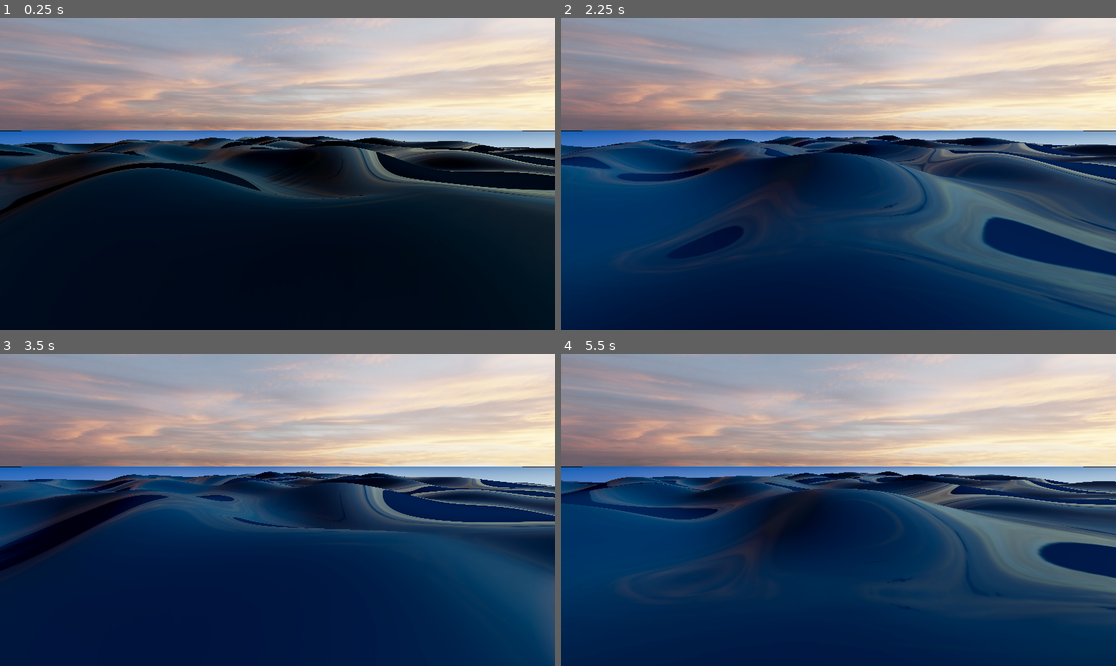
Above: before the commit, frames 1-4 (two rows, left to right).
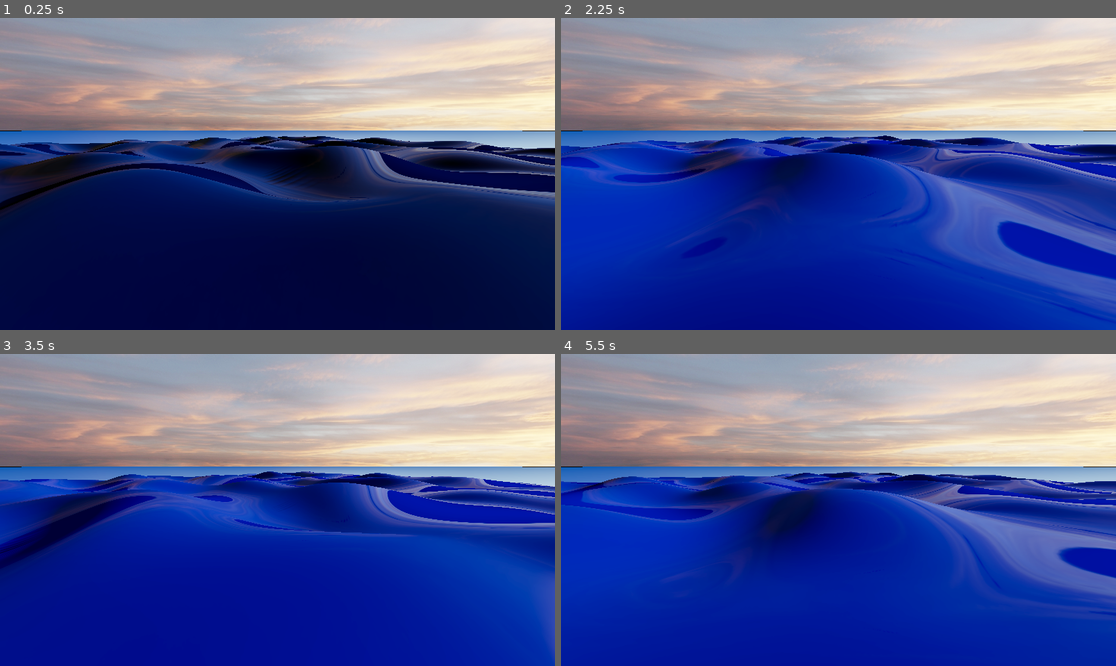
Above: after the commit, the same moments.

Repository: Rammlr/sineOcean
Game: Godot game, scene res://main.tscn
Two runs of this game, one before a commit and one after it. Both use one fixed random seed, a clock stepped at 60 frames per second and the inputs below.
Inputs:
- Up to frame 1 (0.25 s): no input
- Up to frame 2 (2.25 s): no input
- Up to frame 3 (3.5 s): no input
- Up to frame 4 (5.5 s): no input

The runs differ from the first frame. In frame 1, 55% of the frame differs, in the area x 0-100%, y 37-100%; in frame 2, 61%; in frame 3, 61%; in frame 4, 61%.

Commit message:
small adjustments + window settings + borderless fullscreen

Diff:
--- a/main.tscn
+++ b/main.tscn
@@ -22,10 +22,10 @@
 [sub_resource type="ShaderMaterial" id="ShaderMaterial_0xm2m"]
 render_priority = 0
 shader = ExtResource("1_ig7tw")
-shader_parameter/amplitude = 0.2
-shader_parameter/frequency = 1.14
+shader_parameter/amplitude = 0.205
+shader_parameter/frequency = 1.115
 shader_parameter/speed = 1.755
-shader_parameter/amplitude_multiplier = 0.7
+shader_parameter/amplitude_multiplier = 0.69
 shader_parameter/frequency_multiplier = 1.085
 shader_parameter/wave_count = 32
 
--- a/project.godot
+++ b/project.godot
@@ -15,6 +15,12 @@
 config/features=PackedStringArray("4.4", "Forward Plus")
 config/icon="res://icon.svg"
 
+[display]
+
+window/size/viewport_width=1920
+window/size/viewport_height=1080
+window/size/borderless=true
+
 [rendering]
 
 lights_and_shadows/directional_shadow/soft_shadow_filter_quality=5
--- a/shaders/handmade_sine_water.gdshader
+++ b/shaders/handmade_sine_water.gdshader
@@ -65,6 +65,7 @@
 void fragment() {
 	//ALBEDO = vec3(90,188,216) / 255.;
 	ALBEDO = vec3(0.0, 0.18, 0.3);
+	ALBEDO = vec3(7., 55., 176.) / 350.;
 	ROUGHNESS = .05;
 	METALLIC = 0.0;
 	SPECULAR = .255;
Not shown, changed: exports/web/index.html
Not shown, changed: exports/web/index.pck
